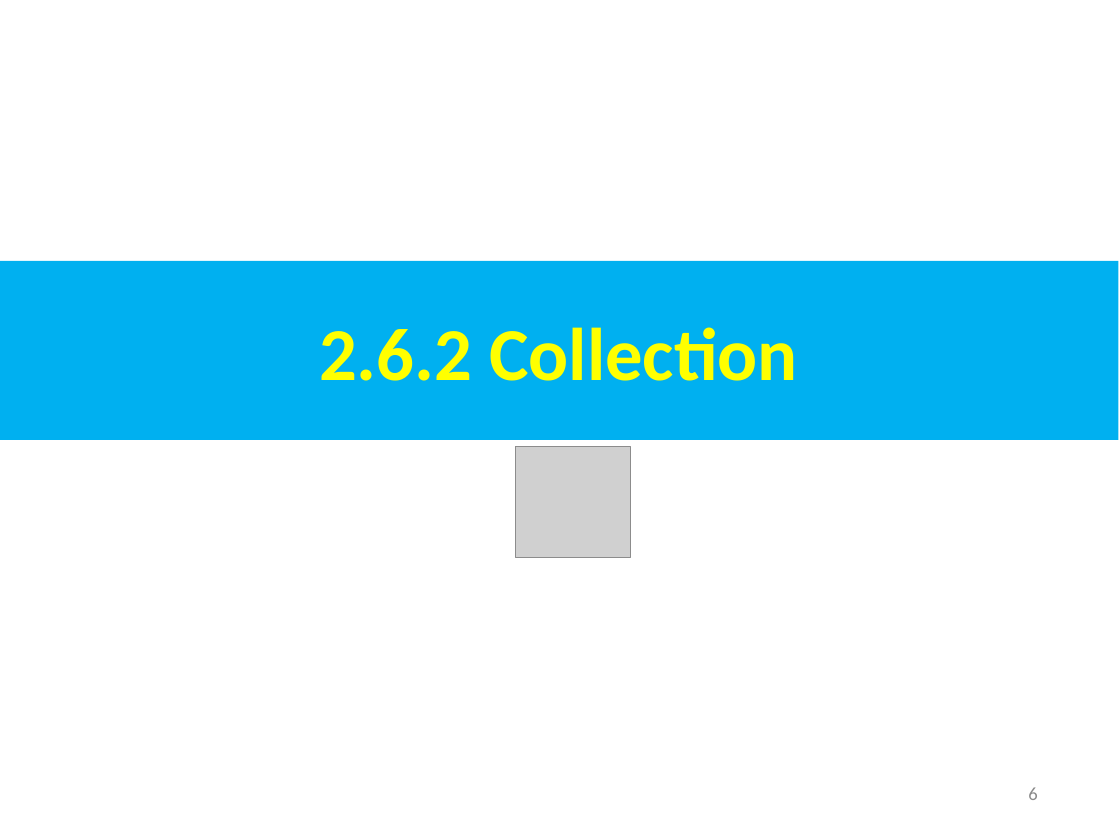
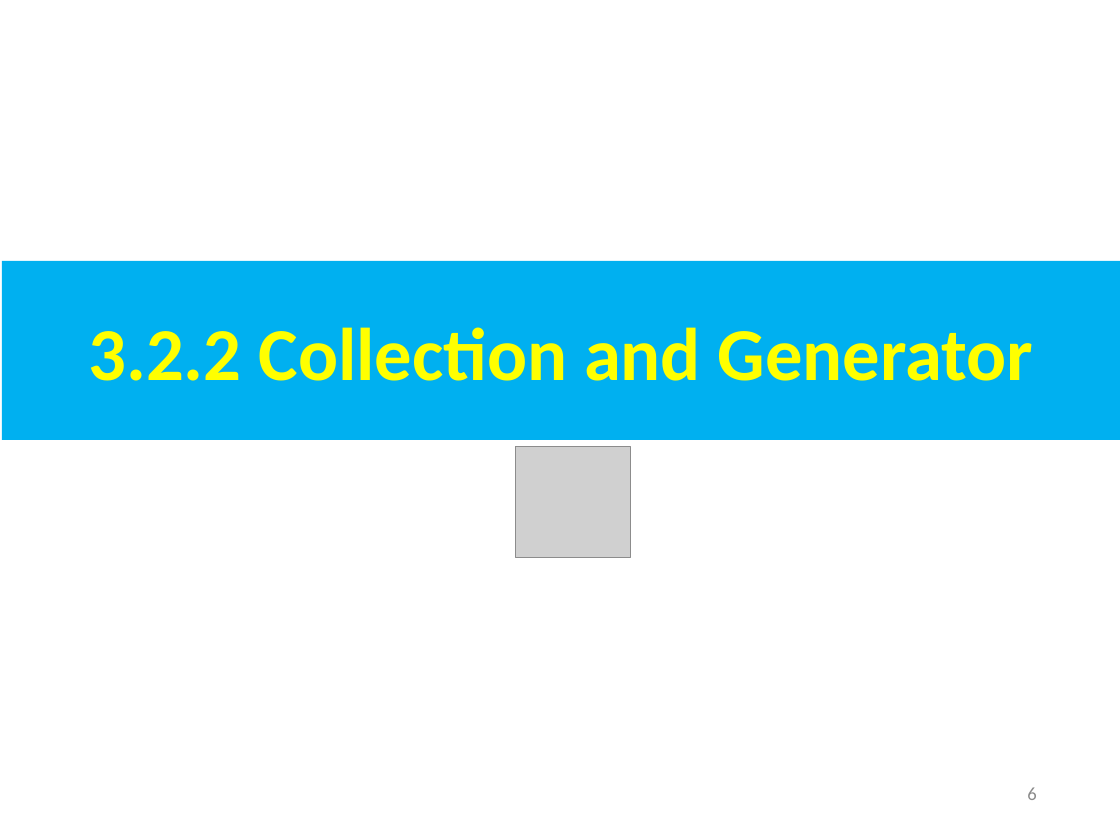
Before and after one commit to peterhchen/AIU_CS800_Chisel, a slide deck: slide 6 of 300_UCB_BC/003.2_Collection/000_Video/003.2_Collection.ppt. Drawn at 1120x840 pixels with LibreOffice and Linux fonts; fonts in the diff are those of the drawing; grey boxes stand for pictures. Boxes give left, top, right and bottom in pixels: in the first picture for what was removed or moved away, otherwise in the second. Text is boxed around its words. In the diff, an @@ line names an element or a change of style, - is before the commit and + after.

```diff
--- a/300_UCB_BC/003.2_Collection/000_Video/003.2_Collection.ppt
+++ b/300_UCB_BC/003.2_Collection/000_Video/003.2_Collection.ppt
@@ text in rectangle at [88,327,1033,381]: text changed @@
-2.6.2 Collection
+3.2.2 Collection and Generator
```
Also in this commit, not shown: 6 other slides changed, 27 slides added, 1 slide removed.
